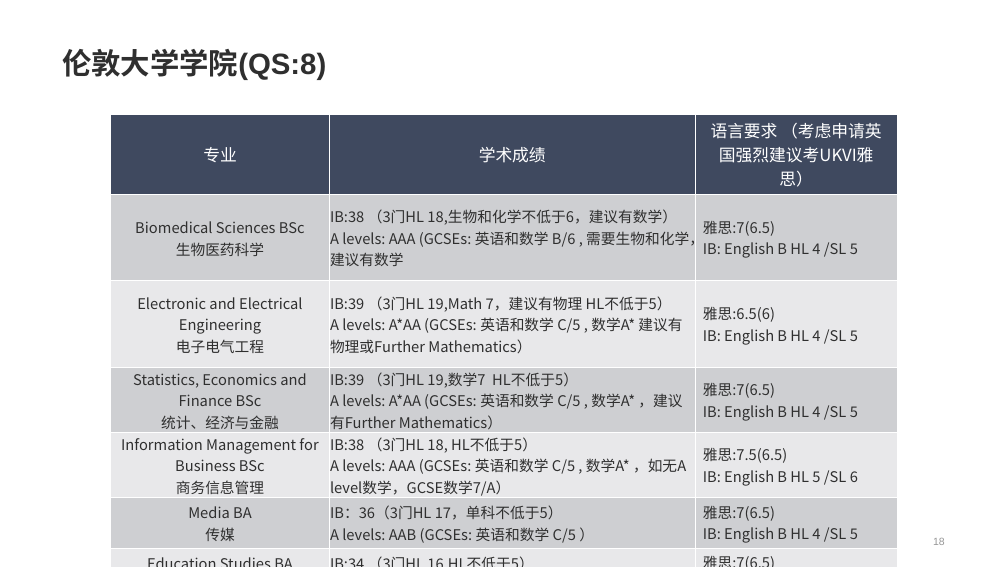
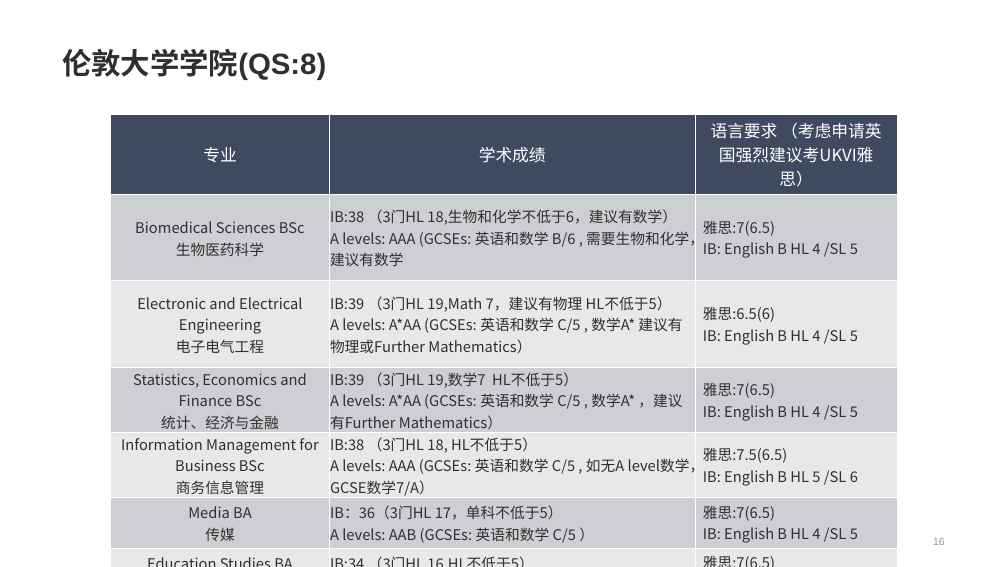
Before and after one commit to zpygithub/python-test, a slide deck: slide 16 of 2.pptx (slide 18 before the commit). Drawn at 1008x567 pixels with LibreOffice and Linux fonts; fonts in the diff are those of the drawing. Boxes give left, top, right and bottom in pixels: in the first picture for what was removed or moved away, otherwise in the second. Text is boxed around its words. In the diff, an @@ line names an element or a change of style, - is before the commit and + after.

```diff
--- a/2.pptx
+++ b/2.pptx
@@ table at (111,114,898,547) @@
-row 5, column 2: IB:38 （3门HL 18, HL不低于5） / A levels: AAA (GCSEs: 英语和数学 C/5 , 数学A* ，如无A level数学，GCSE数学7/A）
+row 5, column 2: IB:38 （3门HL 18, HL不低于5） / A levels: AAA (GCSEs: 英语和数学 C/5 , 如无A level数学，GCSE数学7/A）
```
Also in this commit, not shown: 6 other slides changed, 4 slides added, 4 slides removed.
